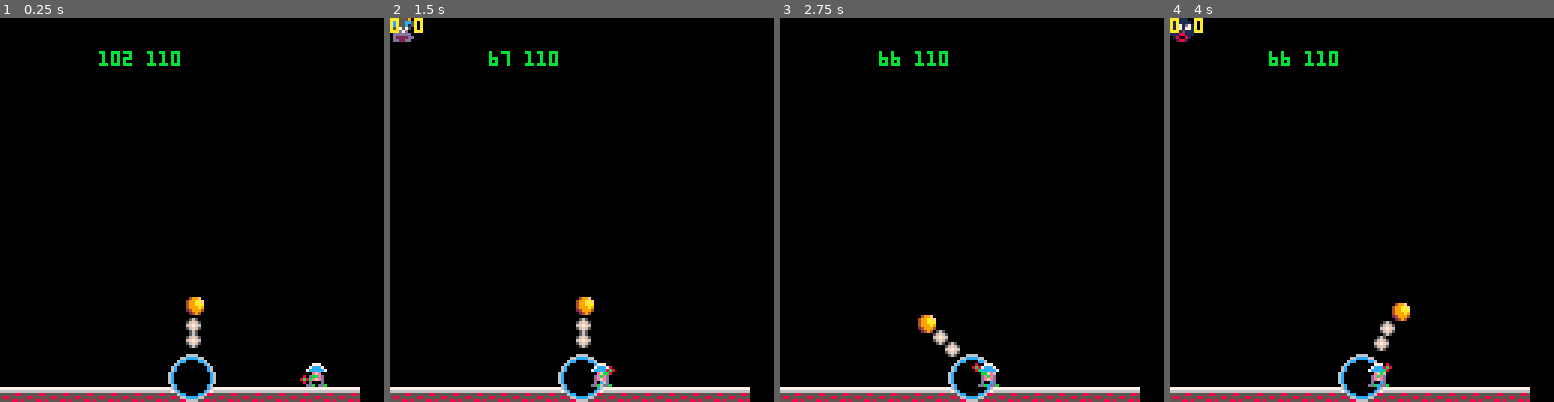
Above: before the commit, frames 1-4 (left to right).
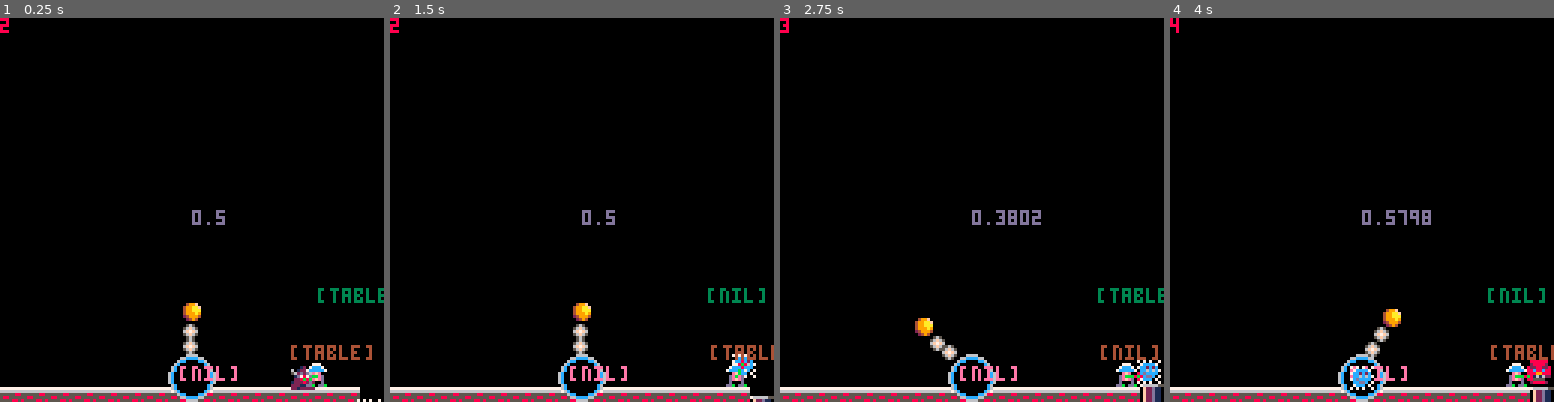
Above: after the commit, the same moments.

Repository: kepikoi/snoodle
Game: PICO-8 cartridge snoodle.p8
Same seed, same stepped clock (60 frames per second), same inputs: the game is played once before the commit and once after it.
Inputs (mouse positions are in pixels of both pictures, inside the frame that each line leads up to):
- Up to frame 1 (0.25 s): no input
- Up to frame 2 (1.5 s): tap O (Z key) at 0.33, 0.7, 1.43 s; click (459, 121) at 0.67 s; click (520, 267) at 1.22 s
- Up to frame 3 (2.75 s): click (975, 114) at 1.77 s; hold Left 1.97-2.37 s; tap O (Z key) at 2.22 s; click (1037, 259) at 2.32 s
- Up to frame 4 (4 s): click (1492, 106) at 2.87 s; hold Right 2.87-3.53 s; tap O (Z key) at 3.1, 3.98 s; click (1254, 256) at 3.42 s; click (1315, 102) at 3.97 s

The runs differ from the first frame. In frame 1, 2.3% of the frame differs, in the area x 0-100%, y 0-100%; in frame 2, 2.8%; in frame 3, 2.9%; in frame 4, 3.6%.

Commit message:
Enable shooting

Diff:
--- a/canon.lua
+++ b/canon.lua
@@ -1,27 +1,34 @@
 local Canon = {}
+local _initRotation = 0.5
+local _tankCoords = {
+    x = 60,
+    y = 116
+}
 
 function Canon:new(obj)
     obj = obj or {}
-    obj.rotation = 0.372
+    obj.rotation = _initRotation
+    obj.currentMonster = nil
     setmetatable(obj, self)
     self.__index = self
     return obj
 end
 
 function Canon:draw()
+    -- draw canon circles
+    print(self.rotation, 64, 64, 13)
 
-    -- draw canon circles
     for i = 2, 4 do
         local s = 18 -- sprite  nr
         local m = 0 -- margin for last circle
         if (i == 4) then
-            s = 19
-            m = 0.2
+            s = 19 -- last canon sprite
+            m = 0.5
         end
-        spr(s, (-4 - m) * i * (cos(self.rotation) - sin(self.rotation)) + 62, (4 +  m) * i * ((sin(self.rotation) + cos(self.rotation))) + 116)
+        spr(s, (5 + m) * i * (sin(self.rotation)) + _tankCoords.x, (5 + m) * i * cos(self.rotation) + _tankCoords.y)
     end
 
-    -- print('globals.rotation ' .. globals.rotation, 10, 10);
+    print(self.currentMonster, _tankCoords.x, _tankCoords.y, 14);
 end
 
 function Canon:update()
@@ -30,10 +37,24 @@
         self.rotation = 1 / 128 * stat(32)
     end
 
-    if (btn(0, 0) and self.rotation > 0.14) then self.rotation = self.rotation - 0.005 end
-    if (btn(1, 0) and self.rotation < 0.61) then self.rotation = self.rotation + 0.005 end
+    --update monster position
+    if (self.currentMonster) then
+        self.currentMonster:setCoords(nil, _tankCoords.x, _tankCoords.y) -- align monster to  the midle of the canon tank
+    end
+
+    if (btn(0, 0) and self.rotation > 0.27) then self.rotation = self.rotation - 0.005 end
+    if (btn(1, 0) and self.rotation < 0.73) then self.rotation = self.rotation + 0.005 end
 end
 
+function Canon:mountMonster(this, monster)
+    self.currentMonster = monster
+end
 
+function Canon:fire()
+    if (self.currentMonster) then
+        self.currentMonster:setTrajectory(nil, self.rotation)
+        self.currentMonster = nil
+    end
+end
 
 return Canon
--- a/lift.lua
+++ b/lift.lua
@@ -2,13 +2,18 @@
 local _initPosition = 122 -- vertical lift positon
 local _xCoord = 120 -- horizontal lift position
 local Monster = require('./monster')
+local firstMonster = Monster:new()
+add(globals.monsters, firstMonster)
 
-function Lift:new(obj)
+function Lift:new(obj,monsters)
+
+    local firstMonster = Monster:new()
+    add(monsters, firstMonster)
+
     obj = obj or {}
     obj.position = _initPosition
-    obj.isSlidingDown = false
-    obj.isSlidingUp = false
-    obj.currentMonster = nil
+    obj.stage = 0
+    obj.currentMonster = firstMonster
     obj.robot = nil
     setmetatable(obj, self)
     self.__index = self
@@ -17,6 +22,7 @@
 
 function Lift:draw()
     spr(21, _xCoord, self.position)
+    print(self.currentMonster, _xCoord - 14, 90, 3)
 end
 
 function Lift:update()
@@ -26,43 +32,47 @@
     end
 end
 
-function Lift:addMonster(this, monsters)
-    local currentMonster = Monster:new()
-    add(monsters,self.currentMonster)
-    self.currentMonster = currentMonster
-
-    self.isSlidingDown = true
+function Lift:addMonster()
+    if (self.robot.stage == 0) then
+           self.stage = 1
+    end
 end
 
 function Lift:registerRobot(this, robot)
     self.robot = robot
 end
 
-
 function Lift:animate()
 
-    if (self.isSlidingDown) then
+    if self.stage == 1 then   --descend
         self.robot:grabMonster(nil, self.currentMonster)
-        self.currentMonster = nil
+        self.currentMonster  = nil
 
         if globals.i % 5 then
             self.position = self.position + 1
         end
 
-        if self.position > 136 then
-            self.isSlidingDown = false
-            self.isSlidingUp = true
-            self.currentMonster = Monster:new()
+        if self.position > 136 then -- below surface
+
+            local currentMonster = Monster:new() --assign new monster
+            add(globals.monsters, currentMonster)
+            self.currentMonster = currentMonster
+
+            self.stage = 2
         end
     end
-    if (self.isSlidingUp) then
+
+    if self.stage == 2 then -- lift
+
+
+
+
         if globals.i % 5 then
             self.position = self.position - 1
         end
 
         if self.position <= _initPosition then
-            self.isSlidingDown = false
-            self.isSlidingUp = false
+            self.stage = 0
         end
     end
 end
--- a/monster.lua
+++ b/monster.lua
@@ -1,9 +1,12 @@
 local Monster = {}
+local _speed = 0.3 --higher is faster
 function Monster:new(obj)
     obj = obj or {}
     obj.sprite = 1 + flr(rnd(7)) * 2
     obj.x = 0
     obj.y = 0
+    obj.distance = 0
+    obj.direction = nil
     setmetatable(obj, self)
     self.__index = self
     return obj
@@ -11,15 +14,33 @@
 
 function Monster:draw()
     spr(self.sprite, self.x, self.y)
-    print(self.x..' '..self.y,self.x,self.y,10)
+
+--    if (self.direction) then
+--        print(self.x .. ' ' .. self.y .. " " .. self.direction, self.x - 3, self.y - 6, 10)
+--    end
 end
 
 function Monster:update()
+    if (self.direction) then
+        self.x = self.x + sin(self.direction) * self.distance
+        self.y = self.y + cos(self.direction) * self.distance
+        self.distance = self.distance + _speed
+    end
+
+    if (distance == 100) then
+        remove(globals.monsters, self)
+    end
 end
 
-function Monster:setCoords(this,x,y)
+function Monster:setCoords(this, x, y)
+    --    print("set coords"..x.." "..y,x,y,12)
+    --    flip()
     self.x = x
     self.y = y
 end
 
+function Monster:setTrajectory(this, direction)
+    self.direction = direction
+end
+
 return Monster
--- a/robot.lua
+++ b/robot.lua
@@ -2,7 +2,7 @@
 local _initPos = 110 -- init  x coord
 local _initDirection = 0 -- init arm position
 local _yCoord = 115 -- robots permament vertical coord
-local _animSpeed = 1
+local _animSpeed = 1 -- higher is slower
 function Robot:new(obj)
     obj = obj or {}
     obj.sprite = 20
@@ -11,51 +11,65 @@
     obj.direction = _initDirection
     obj.stage = 0
     obj.currentMonster = nil
+    obj.canon = nil
     setmetatable(obj, self)
     self.__index = self
     return obj
 end
 
+--revolve object around robot
+function Robot:revolve(this, distance)
+    return {
+        x = distance * cos(self.direction) + self.x;
+        y = distance * sin(self.direction) + self.y;
+    }
+end
+
+function Robot:registerCanon(this, canon)
+    self.canon = canon
+end
+
 function Robot:draw()
-    local endArmX = 4 * cos(self.direction) + self.x + 3;
-    local endArmY = 4 * sin(self.direction) + self.y + 4;
-
-    print(self.x .. ' ' .. _initPos, 33, 11, 11)
+    local armsDistance = self:revolve(nil, 4)
+    local monsterDistance = self:revolve(nil, 5)
 
     if self.currentMonster then
-        self.currentMonster:draw(nil, endArmX + 2, endArmY + 2)
+        self.currentMonster:setCoords(nil, monsterDistance.x - 2, monsterDistance.y)
     end
 
     spr(self.sprite, self.x, self.y) --body
 
-    line(self.x + 3, self.y + 4, endArmX, endArmY, 11) --arm
-    circ(endArmX , endArmY, 1, 8) -- upper claw
+    line(self.x + 3, self.y + 4, armsDistance.x + 3, armsDistance.y + 4, 11) --arm
+    circ(armsDistance.x+3 , armsDistance.y+4, 1, 8) -- upper claw
 
-    --    print(self.direction, 33, 22, 4)
+    print(self.currentMonster, self.x-5, self.y-6, 4)
 
     if self.stage == 1 then
-        if globals.i % _animSpeed  == 0 then
+        if globals.i % _animSpeed == 0 then
             if self.direction < 0.5 then
-                self.direction = self.direction + 0.05
+                self.direction = self.direction + 0.05 -- run to canon
             else
                 self.stage = 2
-
             end
         end
     end
 
     if self.stage == 2 then
         if globals.i % _animSpeed == 0 then
-            if self.x > 64 then
+            if self.x > 65 then
                 self.x = self.x - 2
             else
-                self.direction = _initDirection
+                self.direction = _initDirection --rotate back to lift
+                self.canon:mountMonster(nil,self.currentMonster)
+                self.currentMonster = nil
+
                 self.stage = 3
             end
         end
     end
 
     if self.stage == 3 then
+
         if globals.i % _animSpeed == 0 then
             if self.x < _initPos then
                 self.x = self.x + 3
@@ -64,12 +78,16 @@
             end
         end
     end
+
+
 end
 
 
 function Robot:grabMonster(this, monster)
-    self.currentMonster = monster
-    self.stage = 1
+    if self.stage == 0 then
+        self.currentMonster = monster
+        self.stage = 1
+    end
 end
 
 function Robot:update()
--- a/snoodle.lua
+++ b/snoodle.lua
@@ -5,18 +5,20 @@
 Robot = require('./robot')
 
 function _init()
+    --    poke(0x5f2d, 1) --mouse support
+
+    globals.i = 0
+    globals.monsters = {}
+
     canon = Canon:new();
-    lift = Lift:new();
+    lift = Lift:new({},globals.monsters);
     robot = Robot:new();
-    monsters = {}
 
     lift:registerRobot(nil, robot);
+    robot:registerCanon(nil, canon);
 
-    --    poke(0x5f2d, 1) --mouse support
-    globals.i = 0
-
-    -- add first monster
-    lift:addMonster(nil, monsters);
+    -- init first monster
+    lift:addMonster();
 end
 
 function _update60()
@@ -24,6 +26,10 @@
     globals.i = globals.i + 1
 
     listenControls();
+
+    for m in all(globals.monsters) do
+        m:update()
+    end
 
     canon:update()
     lift:update()
@@ -36,18 +42,21 @@
     -- draw bg map
     map(0, 0, 0, 0, 128, 128, 0)
 
+    print(#globals.monsters, 0, 0, 8)
+
     canon:draw()
     lift:draw()
+
+    for m in all(globals.monsters) do
+        m:draw()
+    end
+
     robot:draw()
-
-    for m in all(monsters) do
-        m:animate()
-    end
 end
 
 function listenControls()
-
     if (btn(4, 0)) then
-        lift:addMonster(monsters)
+        canon:fire()
+        lift:addMonster()
     end
 end
--- a/snoodle.p8
+++ b/snoodle.p8
@@ -5,29 +5,36 @@
 --------------sub-module-C:\Users\autod\OneDrive\Dokumente\pico8\carts\snoodle\canon.lua---------------------
 m42f75baf20d2ed1098fe910e9182122a = function()
     local Canon = {}
+local _initRotation = 0.5
+local _tankCoords = {
+    x = 60,
+    y = 116
+}
 
 function Canon:new(obj)
     obj = obj or {}
-    obj.rotation = 0.372
+    obj.rotation = _initRotation
+    obj.currentMonster = nil
     setmetatable(obj, self)
     self.__index = self
     return obj
 end
 
 function Canon:draw()
-
     -- draw canon circles
+    print(self.rotation, 64, 64, 13)
+
     for i = 2, 4 do
         local s = 18 -- sprite  nr
         local m = 0 -- margin for last circle
         if (i == 4) then
-            s = 19
-            m = 0.2
-        end
-        spr(s, (-4 - m) * i * (cos(self.rotation) - sin(self.rotation)) + 62, (4 +  m) * i * ((sin(self.rotation) + cos(self.rotation))) + 116)
-    end
-
-    -- print('globals.rotation ' .. globals.rotation, 10, 10);
+            s = 19 -- last canon sprite
+            m = 0.5
+        end
+        spr(s, (5 + m) * i * (sin(self.rotation)) + _tankCoords.x, (5 + m) * i * cos(self.rotation) + _tankCoords.y)
+    end
+
+    print(self.currentMonster, _tankCoords.x, _tankCoords.y, 14);
 end
 
 function Canon:update()
@@ -36,11 +43,25 @@
         self.rotation = 1 / 128 * stat(32)
     end
 
-    if (btn(0, 0) and self.rotation > 0.14) then self.rotation = self.rotation - 0.005 end
-    if (btn(1, 0) and self.rotation < 0.61) then self.rotation = self.rotation + 0.005 end
-end
-
-
+    --update monster position
+    if (self.currentMonster) then
+        self.currentMonster:setCoords(nil, _tankCoords.x, _tankCoords.y) -- align monster to  the midle of the canon tank
+    end
+
+    if (btn(0, 0) and self.rotation > 0.27) then self.rotation = self.rotation - 0.005 end
+    if (btn(1, 0) and self.rotation < 0.73) then self.rotation = self.rotation + 0.005 end
+end
+
+function Canon:mountMonster(this, monster)
+    self.currentMonster = monster
+end
+
+function Canon:fire()
+    if (self.currentMonster) then
+        self.currentMonster:setTrajectory(nil, self.rotation)
+        self.currentMonster = nil
+    end
+end
 
 return Canon
 
@@ -49,11 +70,14 @@
 --------------sub-module-C:\Users\autod\OneDrive\Dokumente\pico8\carts\snoodle\monster.lua---------------------
 mebfe0a8595bbbc9dd2c88f55e7316bd7 = function()
     local Monster = {}
+local _speed = 0.3 --higher is faster
 function Monster:new(obj)
     obj = obj or {}
     obj.sprite = 1 + flr(rnd(7)) * 2
     obj.x = 0
     obj.y = 0
+    obj.distance = 0
+    obj.direction = nil
     setmetatable(obj, self)
     self.__index = self
     return obj
@@ -61,15 +85,33 @@
 
 function Monster:draw()
     spr(self.sprite, self.x, self.y)
-    print(self.x..' '..self.y,self.x,self.y,10)
+
+--    if (self.direction) then
+--        print(self.x .. ' ' .. self.y .. " " .. self.direction, self.x - 3, self.y - 6, 10)
+--    end
 end
 
 function Monster:update()
-end
-
-function Monster:setCoords(this,x,y)
+    if (self.direction) then
+        self.x = self.x + sin(self.direction) * self.distance
+        self.y = self.y + cos(self.direction) * self.distance
+        self.distance = self.distance + _speed
+    end
+
+    if (distance == 100) then
+        remove(globals.monsters, self)
+    end
+end
+
+function Monster:setCoords(this, x, y)
+    --    print("set coords"..x.." "..y,x,y,12)
+    --    flip()
     self.x = x
     self.y = y
+end
+
+function Monster:setTrajectory(this, direction)
+    self.direction = direction
 end
 
 return Monster
@@ -82,13 +124,18 @@
 local _initPosition = 122 -- vertical lift positon
 local _xCoord = 120 -- horizontal lift position
 local Monster = mebfe0a8595bbbc9dd2c88f55e7316bd7
-
-function Lift:new(obj)
+local firstMonster = Monster:new()
+add(globals.monsters, firstMonster)
+
+function Lift:new(obj,monsters)
+
+    local firstMonster = Monster:new()
+    add(monsters, firstMonster)
+
     obj = obj or {}
     obj.position = _initPosition
-    obj.isSlidingDown = false
-    obj.isSlidingUp = false
-    obj.currentMonster = nil
+    obj.stage = 0
+    obj.currentMonster = firstMonster
     obj.robot = nil
     setmetatable(obj, self)
     self.__index = self
@@ -97,6 +144,7 @@
 
 function Lift:draw()
     spr(21, _xCoord, self.position)
+    print(self.currentMonster, _xCoord - 14, 90, 3)
 end
 
 function Lift:update()
@@ -106,43 +154,47 @@
     end
 end
 
-function Lift:addMonster(this, monsters)
-    local currentMonster = Monster:new()
-    add(monsters,self.currentMonster)
-    self.currentMonster = currentMonster
-
-    self.isSlidingDown = true
+function Lift:addMonster()
+    if (self.robot.stage == 0) then
+           self.stage = 1
+    end
 end
 
 function Lift:registerRobot(this, robot)
     self.robot = robot
 end
 
-
 function Lift:animate()
 
-    if (self.isSlidingDown) then
+    if self.stage == 1 then   --descend
         self.robot:grabMonster(nil, self.currentMonster)
-        self.currentMonster = nil
+        self.currentMonster  = nil
 
         if globals.i % 5 then
             self.position = self.position + 1
         end
 
-        if self.position > 136 then
-            self.isSlidingDown = false
-            self.isSlidingUp = true
-            self.currentMonster = Monster:new()
-        end
-    end
-    if (self.isSlidingUp) then
+        if self.position > 136 then -- below surface
+
+            local currentMonster = Monster:new() --assign new monster
+            add(globals.monsters, currentMonster)
+            self.currentMonster = currentMonster
+
+            self.stage = 2
+        end
+    end
+
+    if self.stage == 2 then -- lift
+…(4 lines of a section not shown)…
         if globals.i % 5 then
             self.position = self.position - 1
         end
 
         if self.position <= _initPosition then
-            self.isSlidingDown = false
-            self.isSlidingUp = false
+            self.stage = 0
         end
     end
 end
@@ -156,7 +208,7 @@
 local _initPos = 110 -- init  x coord
 local _initDirection = 0 -- init arm position
 local _yCoord = 115 -- robots permament vertical coord
-local _animSpeed = 1
+local _animSpeed = 1 -- higher is slower
 function Robot:new(obj)
     obj = obj or {}
     obj.sprite = 20
@@ -165,51 +217,65 @@
     obj.direction = _initDirection
     obj.stage = 0
     obj.currentMonster = nil
+    obj.canon = nil
     setmetatable(obj, self)
     self.__index = self
     return obj
 end
 
+--revolve object around robot
+function Robot:revolve(this, distance)
+    return {
+        x = distance * cos(self.direction) + self.x;
+        y = distance * sin(self.direction) + self.y;
+    }
+end
+
+function Robot:registerCanon(this, canon)
+    self.canon = canon
+end
+
 function Robot:draw()
-    local endArmX = 4 * cos(self.direction) + self.x + 3;
-    local endArmY = 4 * sin(self.direction) + self.y + 4;
-
-    print(self.x .. ' ' .. _initPos, 33, 11, 11)
+    local armsDistance = self:revolve(nil, 4)
+    local monsterDistance = self:revolve(nil, 5)
 
     if self.currentMonster then
-        self.currentMonster:draw(nil, endArmX + 2, endArmY + 2)
+        self.currentMonster:setCoords(nil, monsterDistance.x - 2, monsterDistance.y)
     end
 
     spr(self.sprite, self.x, self.y) --body
 
-    line(self.x + 3, self.y + 4, endArmX, endArmY, 11) --arm
-    circ(endArmX , endArmY, 1, 8) -- upper claw
-
-    --    print(self.direction, 33, 22, 4)
+    line(self.x + 3, self.y + 4, armsDistance.x + 3, armsDistance.y + 4, 11) --arm
+    circ(armsDistance.x+3 , armsDistance.y+4, 1, 8) -- upper claw
+
+    print(self.currentMonster, self.x-5, self.y-6, 4)
 
     if self.stage == 1 then
-        if globals.i % _animSpeed  == 0 then
+        if globals.i % _animSpeed == 0 then
             if self.direction < 0.5 then
-                self.direction = self.direction + 0.05
+                self.direction = self.direction + 0.05 -- run to canon
             else
                 self.stage = 2
-
             end
         end
     end
 
     if self.stage == 2 then
         if globals.i % _animSpeed == 0 then
-            if self.x > 64 then
+            if self.x > 65 then
                 self.x = self.x - 2
             else
-                self.direction = _initDirection
+                self.direction = _initDirection --rotate back to lift
+                self.canon:mountMonster(nil,self.currentMonster)
+                self.currentMonster = nil
+
                 self.stage = 3
             end
         end
     end
 
     if self.stage == 3 then
+
         if globals.i % _animSpeed == 0 then
             if self.x < _initPos then
                 self.x = self.x + 3
@@ -218,12 +284,16 @@
             end
         end
     end
+
+
 end
 
 
 function Robot:grabMonster(this, monster)
-    self.currentMonster = monster
-    self.stage = 1
+    if self.stage == 0 then
+        self.currentMonster = monster
+        self.stage = 1
+    end
 end
 
 function Robot:update()
@@ -241,18 +311,20 @@
 Robot = meaad72aeae06ceb1154d27f2099820e1
 
 function _init()
+    --    poke(0x5f2d, 1) --mouse support
+
+    globals.i = 0
+    globals.monsters = {}
+
     canon = Canon:new();
-    lift = Lift:new();
+    lift = Lift:new({},globals.monsters);
     robot = Robot:new();
-    monsters = {}
 
     lift:registerRobot(nil, robot);
-
-    --    poke(0x5f2d, 1) --mouse support
-    globals.i = 0
-
-    -- add first monster
-    lift:addMonster(nil, monsters);
+    robot:registerCanon(nil, canon);
+
+    -- init first monster
+    lift:addMonster();
 end
 
 function _update60()
@@ -261,6 +333,10 @@
 
     listenControls();
 
+    for m in all(globals.monsters) do
+        m:update()
+    end
+
     canon:update()
     lift:update()
     robot:update()
@@ -272,19 +348,22 @@
     -- draw bg map
     map(0, 0, 0, 0, 128, 128, 0)
 
+    print(#globals.monsters, 0, 0, 8)
+
     canon:draw()
     lift:draw()
+
+    for m in all(globals.monsters) do
+        m:draw()
+    end
+
     robot:draw()
-
-    for m in all(monsters) do
-        m:animate()
-    end
 end
 
 function listenControls()
-
     if (btn(4, 0)) then
-        lift:addMonster(monsters)
+        canon:fire()
+        lift:addMonster()
     end
 end
 __gfx__
